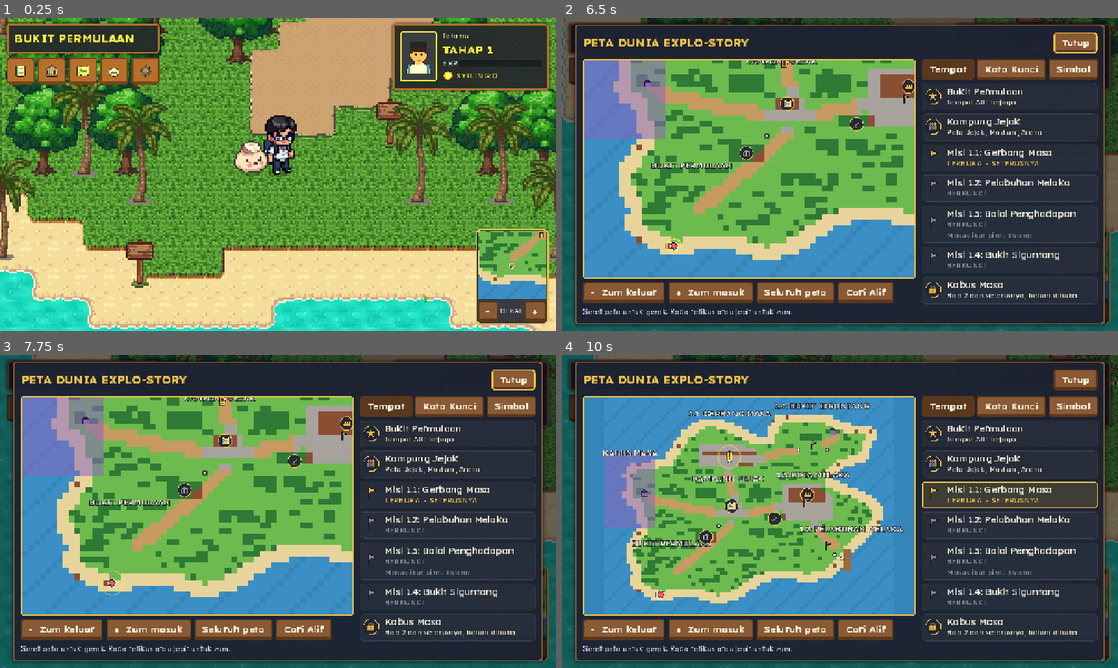
Above: before the commit, frames 1-4 (two rows, left to right).
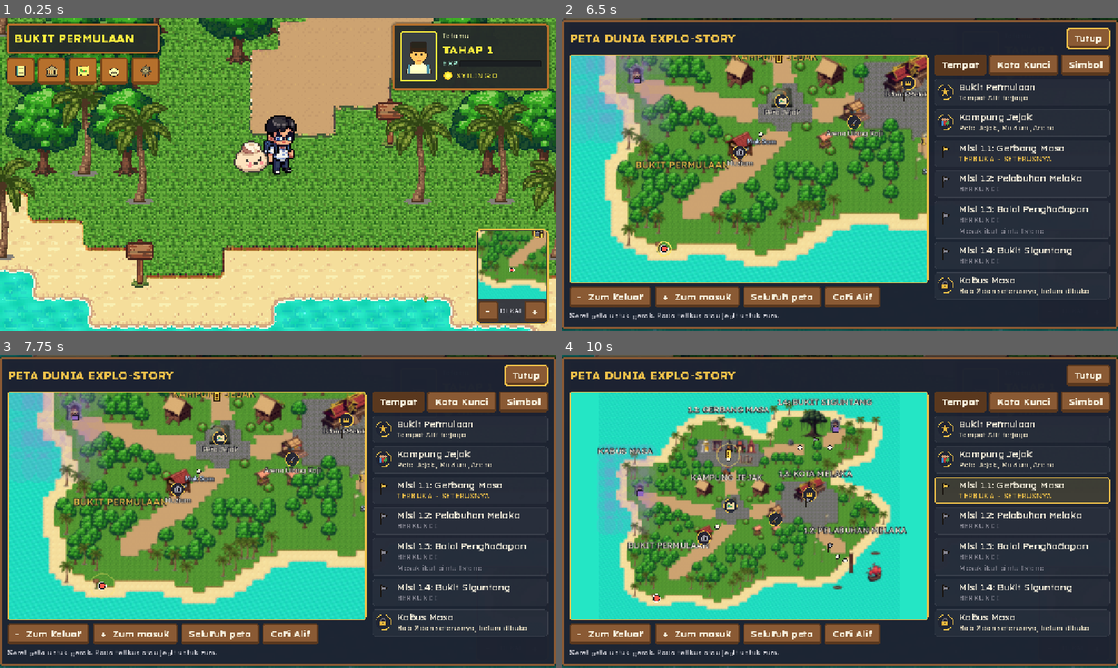
Above: after the commit, the same moments.

Repository: wildanmazani/ExploStoryV0.1
Game: Godot game, scene res://scenes/world/world.tscn
The game is run twice, just before and just after one commit, with the same random seed, the same clock (stepped at 60 frames per second) and the same inputs. This scene is started directly instead of the project's main scene.
Inputs (mouse positions are in pixels of both pictures, inside the frame that each line leads up to):
- Up to frame 1 (0.25 s): no input
- Up to frame 2 (6.5 s): tap Enter at 0.5 s; drag from (1073, 265) to (895, 105) at 0.52 s; click "Tutup" at 1.25 s; click (584, 71) at 2.02 s; click "Tutup" at 2.75 s; drag from (728, 190) to (812, 237) at 3.52 s; move the mouse to (895, 105) at 4.27 s; hold D (move_right) 4.28-5 s; hold E (interact) 4.28-5 s; click (895, 105) at 4.42 s; tap Shift (run) at 4.55 s; drag from (812, 237) to (673, 127) at 5.02 s; move the mouse to (1006, 221) at 5.77 s; hold A (move_left) from 5.78 s (still down); hold Shift (run) from 5.78 s (still down); click (1006, 221) at 5.92 s; tap Space at 6.02, 6.32 s; tap M (map) at 6.4 s
- Up to frame 3 (7.75 s): release A (move_left) at 6.5 s; release Shift (run) at 6.5 s; drag from (189, 505) to (194, 433) at 6.52 s; move the mouse to (305, 511) at 7.27 s; hold S (move_down) from 7.28 s (still down); hold Shift (run) from 7.28 s (still down); tap Z at 7.35 s; click (305, 511) at 7.42 s
- Up to frame 4 (10 s): release S (move_down) at 8 s; release Shift (run) at 8 s; drag from (756, 433) to (728, 527) at 8.02 s; click "- Zum keluar" at 8.75 s; move the mouse to (962, 495) at 9.52 s; hold W (move_up) from 9.53 s (still down); hold H (pau) from 9.53 s (still down); click (962, 495) at 9.67 s; tap Space at 9.77 s; tap Shift (run) at 9.8 s

The runs differ from the first frame. In frame 1, 2.2% of the frame differs, in the area x 86-99%, y 68-90%; in frame 2, 61%; in frame 3, 61%; in frame 4, 63%, in the area x 0-100%, y 0-100%.

Commit message:
Detailed world map: real picture of the island with names
- The world photographs itself once on load (SubViewport, characters on
  visibility layer 2 are skipped) and the mini map and full map draw that
  picture instead of 1 px coloured tiles; headless runs keep the simple map
- Full map: crisp pixels up to 2x zoom, smooth when zoomed out, labels for
  areas, landmarks and people when zoomed in, bigger map panel, sea-coloured
  margins, Kabus Masa as soft drifting mist
- Mini map zoom levels adjusted for the new picture

Co-Authored-By: Claude Opus 5.5 <noreply@anthropic.com>

Diff:
--- a/scripts/ui/map_overlay.gd
+++ b/scripts/ui/map_overlay.gd
@@ -14,7 +14,7 @@
 
 func _init() -> void:
 	title_text = "PETA DUNIA EXPLO-STORY"
-	panel_size = Vector2(1220, 670)
+	panel_size = Vector2(1250, 690)
 
 
 func _build() -> void:
@@ -32,7 +32,7 @@
 	view.follow_player = false
 	view.show_names = true
 	view.icon_scale = 1.4
-	view.custom_minimum_size = Vector2(720, 500)
+	view.custom_minimum_size = Vector2(820, 520)
 	view.mouse_filter = Control.MOUSE_FILTER_STOP
 	view.mouse_default_cursor_shape = Control.CURSOR_DRAG
 	view.gui_input.connect(_on_map_input)
@@ -58,7 +58,7 @@
 
 	# legend
 	var right := UI.vbox(8)
-	right.custom_minimum_size = Vector2(400, 0)
+	right.custom_minimum_size = Vector2(360, 0)
 	var tabs := UI.hbox(6)
 	for t in [["Tempat", "_show_places"], ["Kata Kunci", "_show_keywords"], ["Simbol", "_show_symbols"]]:
 		var b := UI.button(t[0])
--- a/scripts/ui/map_view.gd
+++ b/scripts/ui/map_view.gd
@@ -31,7 +31,6 @@
 var highlight: Vector2 = Vector2(-1, -1)  ## pulsing ring (legend tap)
 
 var _t: float = 0.0
-var _tex: Texture2D
 var _map_size: Vector2 = Vector2(80, 60)
 var _icons := {}  ## path -> Texture2D
 
@@ -79,9 +78,7 @@
 func _ready() -> void:
 	clip_contents = true
 	mouse_filter = Control.MOUSE_FILTER_PASS
-	texture_filter = CanvasItem.TEXTURE_FILTER_NEAREST
 	if world:
-		_tex = world.map_texture
 		_map_size = Vector2(world.terrain.width, world.terrain.height)
 
 
@@ -117,7 +114,7 @@
 
 func set_zoom(ppt: float, anchor: Vector2 = Vector2(-1, -1)) -> void:
 	var before := to_tile(anchor) if anchor.x >= 0 else center
-	px_per_tile = clampf(ppt, fit_scale(), 24.0)
+	px_per_tile = clampf(ppt, fit_scale(), 32.0)
 	if anchor.x >= 0:  # keep the point under the cursor still
 		center += before - to_tile(anchor)
 	clamp_center()
@@ -173,24 +170,32 @@
 
 # ------------------------------------------------------------------ drawing
 func _draw() -> void:
-	draw_rect(Rect2(Vector2.ZERO, size), COL_SEA_D)
-	if _tex == null or world == null:
+	draw_rect(Rect2(Vector2.ZERO, size), world.map_sea if world else COL_SEA)
+	if world == null or world.map_texture == null:
 		return
+	# the world's own picture (photographed when it loads); smooth when shrunk,
+	# crisp pixels when zoomed in close
+	texture_filter = CanvasItem.TEXTURE_FILTER_NEAREST if px_per_tile >= 14.0 else CanvasItem.TEXTURE_FILTER_LINEAR_WITH_MIPMAPS
 	var origin := to_screen(Vector2.ZERO)
-	draw_texture_rect(_tex, Rect2(origin, _map_size * px_per_tile), false)
+	draw_texture_rect(world.map_texture, Rect2(origin, _map_size * px_per_tile), false)
 	var s := icon_scale
 	var ent: Dictionary = world.entities()
+	var close := show_names and px_per_tile >= 10.0  # zoomed in: name every place and person
+
+	for a in world.areas:  # the Mist of Time stays purple and mysterious
+		if a["id"] == "kabus":
+			var r: Array = a["rect"]
+			# soft drifting puffs instead of a hard box
+			for y in range(r[1], r[3] + 1, 3):
+				for x in range(r[0], r[2] + 1, 3):
+					var wob := Vector2(sin(_t * 0.6 + x * 0.7), cos(_t * 0.5 + y * 0.9)) * 0.6
+					draw_circle(to_screen(Vector2(x + 1.5, y + 1.5) + wob), 2.6 * px_per_tile, Color(0.62, 0.48, 0.85, 0.13))
 
 	if show_names:
-		var font := get_theme_default_font()
 		for a in world.areas:
 			var r: Array = a["rect"]
-			var p := to_screen(Vector2((r[0] + r[2] + 1) / 2.0, r[1] + 1.2))
 			var name_s := str(a["name"]).replace("Misi ", "").to_upper()
-			var fs := int(14 * s)
-			var w := font.get_string_size(name_s, HORIZONTAL_ALIGNMENT_CENTER, -1, fs).x
-			draw_string_outline(font, p - Vector2(w / 2.0, 0), name_s, HORIZONTAL_ALIGNMENT_LEFT, -1, fs, 5, Color(0.1, 0.1, 0.15, 0.9))
-			draw_string(font, p - Vector2(w / 2.0, 0), name_s, HORIZONTAL_ALIGNMENT_LEFT, -1, fs, UI.CREAM)
+			_label(name_s, to_screen(Vector2((r[0] + r[2] + 1) / 2.0, r[1] + 1.2)), int((16 if close else 14) * s), UI.GOLD if close else UI.CREAM)
 
 	# chapter gates (locked = padlock)
 	for g in ent["gates"]:
@@ -205,15 +210,21 @@
 			var size_a: Array = sg.get("size", [1, 1])
 			var c := Vector2(sg["pos"][0] + size_a[0] / 2.0, sg["pos"][1] - size_a[1] / 2.0 + 1)
 			draw_badge(self, to_screen(c), _icon(lm[sg["id"]]["icon"]), 18 * s)
+			if close:
+				_label(str(lm[sg["id"]]["name"]), to_screen(c) + Vector2(0, 22 * s), int(12 * s), UI.CREAM)
 	for id in lm:
 		if world.spots.has(id):
 			draw_badge(self, to_screen(spot_tile(id)), _icon(lm[id]["icon"]), 18 * s)
+			if close:
+				_label(str(lm[id]["name"]), to_screen(spot_tile(id)) + Vector2(0, 22 * s), int(12 * s), UI.CREAM)
 
 	# people
 	for at in world.npcs:
 		var np := to_screen(Vector2(at) + Vector2(0.5, 0.5))
-		draw_circle(np, 3.5 * s, Color(0.1, 0.1, 0.12))
-		draw_circle(np, 2.5 * s, UI.CREAM)
+		draw_circle(np, 4.0 * s, Color(0.1, 0.1, 0.12))
+		draw_circle(np, 3.0 * s, UI.CREAM)
+		if close:
+			_label(Game.char_name(world.npcs[at].id), np + Vector2(0, 16 * s), int(11 * s), Color("cfe8ff"))
 
 	# zone flags
 	for p in legend()["places"]:
@@ -239,6 +250,15 @@
 	draw_circle(me, 6.0 * s, Color(0.08, 0.08, 0.12))
 	draw_circle(me, 4.5 * s, Color("ff5a4a") if on else Color("ffd0c8"))
 	draw_arc(me, 6.5 * s, 0, TAU, 20, Color.WHITE, 1.5)
+
+
+## text with a dark outline, centred on p (baseline)
+func _label(text: String, p: Vector2, fs: int, col: Color) -> void:
+	var font := get_theme_default_font()
+	var w := font.get_string_size(text, HORIZONTAL_ALIGNMENT_LEFT, -1, fs).x
+	var at := p - Vector2(w / 2.0, 0)
+	draw_string_outline(font, at, text, HORIZONTAL_ALIGNMENT_LEFT, -1, fs, 5, Color(0.08, 0.08, 0.12, 0.95))
+	draw_string(font, at, text, HORIZONTAL_ALIGNMENT_LEFT, -1, fs, col)
 
 
 # ------------------------------------------------------------------ symbols
--- a/scripts/ui/minimap.gd
+++ b/scripts/ui/minimap.gd
@@ -6,7 +6,7 @@
 
 const UI = preload("res://scripts/ui/ui.gd")
 const MAP := 156.0
-const ZOOMS := [8.0, 4.0, 0.0]  ## px per tile; 0 = whole map
+const ZOOMS := [7.0, 3.5, 0.0]  ## px per tile; 0 = whole map
 
 signal open_requested
 
--- a/scripts/world/world.gd
+++ b/scripts/world/world.gd
@@ -67,7 +67,8 @@
 var runner := ZoneRunner.new()
 var hud: Control
 var minimap: Control
-var map_texture: Texture2D  ## 1 px per tile, for the mini map
+var map_texture: Texture2D  ## picture of the whole world for the maps (see _capture_map)
+var map_sea := Color("3b8fc4")  ## sea colour around the map picture
 var _ent: Dictionary
 var _last_move := 0.0
 var _thread: Line2D
@@ -134,6 +135,7 @@
 
 	add_child(runner)
 	runner.setup(self)
+	_capture_map()
 	skip.pressed.connect(_skip_intro)
 	if GameState.flags.get("world_intro", false):
 		GameState.flags["world_intro"] = false
@@ -327,6 +329,42 @@
 		blocked[at] = true
 		interact[at] = {"type": "npc", "id": n["id"]}
 	areas = _ent["areas"]
+
+
+## Photographs the whole island once (every tile, tree, house and boat) for the
+## mini map and the full map. People, Pau and quest marks are left out: the
+## maps draw them as live icons. Headless runs keep the simple 1 px map.
+func _capture_map() -> void:
+	if DisplayServer.get_name() == "headless":
+		return
+	var sub := SubViewport.new()
+	sub.size = Vector2i(terrain.width * TILE, terrain.height * TILE)
+	sub.world_2d = get_viewport().world_2d  # same world, own camera
+	sub.render_target_update_mode = SubViewport.UPDATE_ONCE
+	sub.canvas_item_default_texture_filter = Viewport.DEFAULT_CANVAS_ITEM_TEXTURE_FILTER_NEAREST
+	sub.canvas_cull_mask = 1  # characters live on layer 2 too: this camera skips them
+	for n in [player, pau, $Ambience] + npcs.values() + runner.markers.values():
+		_to_layer2(n)
+	var cam := Camera2D.new()
+	cam.anchor_mode = Camera2D.ANCHOR_MODE_FIXED_TOP_LEFT
+	sub.add_child(cam)
+	add_child(sub)
+	await RenderingServer.frame_post_draw
+	await RenderingServer.frame_post_draw
+	var img := sub.get_texture().get_image()
+	sub.queue_free()
+	if img == null or img.is_empty():
+		return
+	map_sea = img.get_pixel(2, 2)  # open sea in the corner
+	img.generate_mipmaps()
+	map_texture = ImageTexture.create_from_image(img)
+
+
+func _to_layer2(n: Node) -> void:
+	if n is CanvasItem:
+		(n as CanvasItem).visibility_layer = 2
+	for c in n.get_children():
+		_to_layer2(c)
 
 
 func entities() -> Dictionary:
